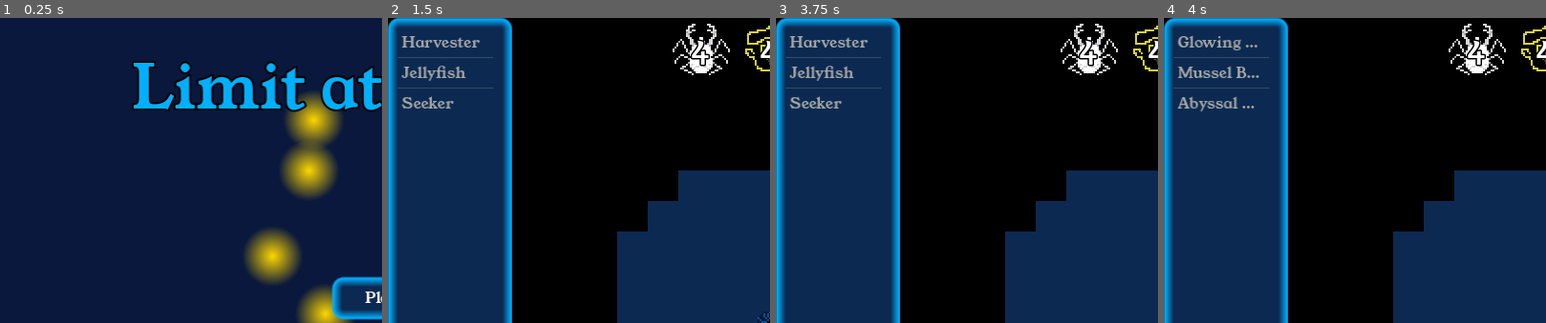
Above: before the commit, frames 1-4 (left to right).
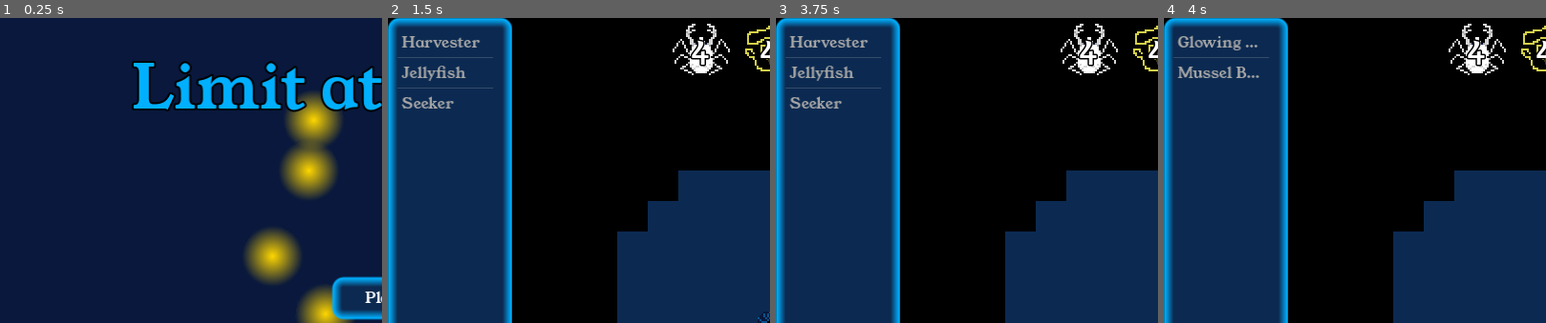
Above: after the commit, the same moments.

Repository: the-alex-g/LD54
Game: Godot game, scene res://main_menu/main_menu.tscn
Two runs of this game, one before a commit and one after it. Both use one fixed random seed, a clock stepped at 60 frames per second and the inputs below.
Inputs (mouse positions are % of the whole screen's width and height, from its top left):
- Up to frame 1 (0.25 s): no input
- Up to frame 2 (1.5 s): click "Play" at 0.5 s; tap Enter at 1.25 s; move the mouse to (72, 45) at 1.27 s; hold D (right) from 1.28 s (still down); tap Space (attack) at 1.35 s; click (72, 45) at 1.42 s
- Up to frame 3 (3.75 s): move the mouse to (30, 55) at 2.02 s; release D (right) at 2.03 s; hold S (down) 2.03-2.78 s; tap Shift (use_gate) at 2.1, 3.6 s; move the mouse to (60, 28) at 2.77 s; hold D (right) 2.78-3.53 s; tap Space (attack) at 2.85 s; move the mouse to (45, 70) at 3.52 s; hold W (up) from 3.53 s (still down); click (45, 70) at 3.67 s
- Up to frame 4 (4 s): keep holding W (up)
The pictures show only the part of the screen within x 0-50%, y 0-50%; the shares and areas given below are measured in that part.

Frames 1-3 are identical in both runs. In frame 4, 0.4% of the frame differs, in the area x 2-28%, y 22-31%.

Commit message:
Fix a thing

Diff:
--- a/project/enemies/enemy_spawner.gd
+++ b/project/enemies/enemy_spawner.gd
@@ -22,7 +22,7 @@
 
 
 func _on_timer_timeout():
-	spawn_enemy.emit(global_position + Vector2.RIGHT.rotated(TAU * randf()) * randf() * 64, sphere_index)
+	spawn_enemy.emit(global_position + Vector2.RIGHT.rotated(TAU * randf()) * randf() * 48, sphere_index)
 	_spawn_timer.start(_spawn_rate)
 
 
--- a/project/hud/hud.gd
+++ b/project/hud/hud.gd
@@ -18,7 +18,7 @@
 	{"name":"Seeker Spawn", "anchors":[Construction.ANCHOR_BOTTOM], "anchors_exclude":[], "cost":{"light":4, "chitin":10, "threads":8}, "path":"res://constructions/seeker_spawn.tscn"},
 	{"name":"Jellyfish Spawn", "anchors":[Construction.ANCHOR_BOTTOM, Construction.ANCHOR_TOP], "anchors_exclude":[], "cost":{"light":8, "chitin":4, "threads":8}, "path":"res://constructions/jellyfish_spawn.tscn"},
 	{"name":"Thread Gate", "anchors":[Construction.ANCHOR_BOTTOM], "anchors_exclude":[Construction.ANCHOR_TOP], "cost":{}, "path":"res://constructions/thread_gate.tscn"},
-	{"name":"Abyssal Thread", "anchors":[Construction.ANCHOR_ALL], "anchors_exclude":[], "cost":{}, "path":"res://constructions/abyssal_thread.tscn"},
+	{"name":"Abyssal Thread", "anchors":[Construction.ANCHOR_ALL], "anchors_exclude":[], "cost":{"light":25, "chitin":20, "threads":30}, "path":"res://constructions/abyssal_thread.tscn"},
 ]
 
 var _build_location := Vector2i.ZERO
@@ -198,6 +198,7 @@
 		_resources[new_sphere_index] = _available_resources
 		_spend_resources(_available_resources)
 
+
 	_current_sphere_index = new_sphere_index
 
 	_update_available_resources()
--- a/project/world/world.gd
+++ b/project/world/world.gd
@@ -105,7 +105,7 @@
 	construction.died.connect(_on_construction_died.bind(construction))
 
 	if construction is Harvester:
-		construction.resource_collected.connect(_on_resource_collected)
+		construction.resource_collected.connect(_on_resource_collected.bind(sphere_index))
 		_harvesters[sphere_index].append(construction)
 		_update_harvester_targets()
 	elif construction is Spawner:
@@ -194,8 +194,8 @@
 	_build_construction(path, location, anchors, _current_sphere_index)
 
 
-func _on_resource_collected(resource_type:String)->void:
-	update_resources.emit(resource_type, _current_sphere_index)
+func _on_resource_collected(resource_type:String, sphere_index := _current_sphere_index)->void:
+	update_resources.emit(resource_type, sphere_index)
 
 
 func _on_construction_died(construction:Construction)->void:
Not shown, added: project/export_presets.cfg
Not shown, added: .github/workflows/build.yaml
